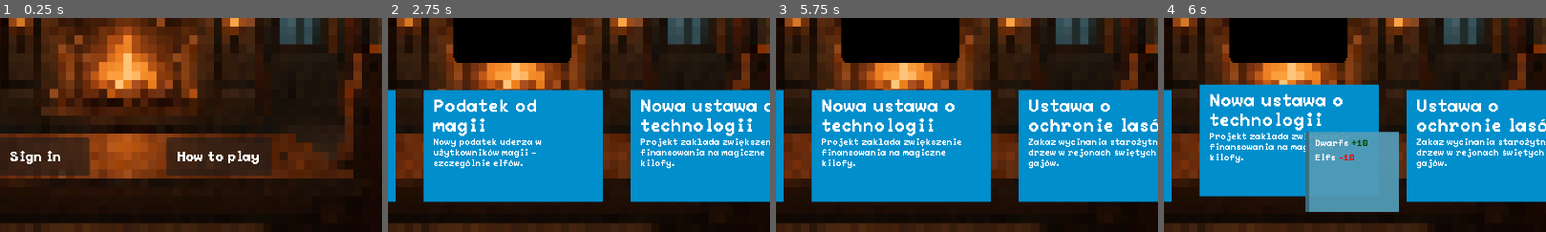
Above: before the commit, frames 1-4 (left to right).
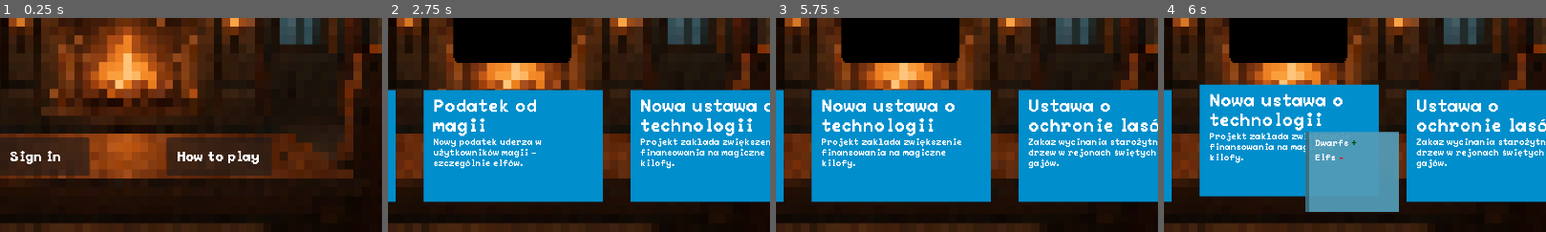
Above: after the commit, the same moments.

Repository: WhatYouFormaggiKindOfPizza/game
Game: Godot game, scene res://scenes/game.tscn
Same seed, same stepped clock (60 frames per second), same inputs: the game is played once before the commit and once after it.
Inputs (mouse positions are % of the whole screen's width and height, from its top left):
- Up to frame 1 (0.25 s): no input
- Up to frame 2 (2.75 s): click "Sign in" at 0.5 s; click (23, 80) at 1.27 s; click (23, 80) at 2.02 s
- Up to frame 3 (5.75 s): click (23, 80) at 2.77 s; tap Enter at 3.5, 5 s; move the mouse to (72, 45) at 3.52 s; tap Space at 4.25 s; move the mouse to (30, 55) at 4.27 s; move the mouse to (60, 28) at 5.02 s
- Up to frame 4 (6 s): tap Space at 5.75 s; move the mouse to (45, 70) at 5.77 s
The pictures show only the part of the screen within x 33-83%, y 50-100%; the shares and areas given below are measured in that part.

Frames 1-3 are identical in both runs. In frame 4, 0.1% of the frame differs, in the area x 47-54%, y 56-67%.

Commit message:
update plusiki

Diff:
--- a/scripts/tooltip/relation_change.gd
+++ b/scripts/tooltip/relation_change.gd
@@ -28,12 +28,18 @@
 		return self
 
 	target_label.text = target
-	value_label.text = str(value)
+	# value_label.text = str(value)
 
 	if value > 0:
 		value_label.change_color(good_color)
-		value_label.text = "+" + value_label.text
+		value_label.text = "+"
+		if value > 10:
+			value_label.text += "+"
 	else:
+		value_label.text = "-"
 		value_label.change_color(bad_color)
+		if value < -10:
+			value_label.text += "-"
+
 
 	return self
Not shown: 1 places in scenes/game.tscn that only renumber resources
Not shown: 1 places in scenes/screens/week_end_screen.tscn that only renumber resources
